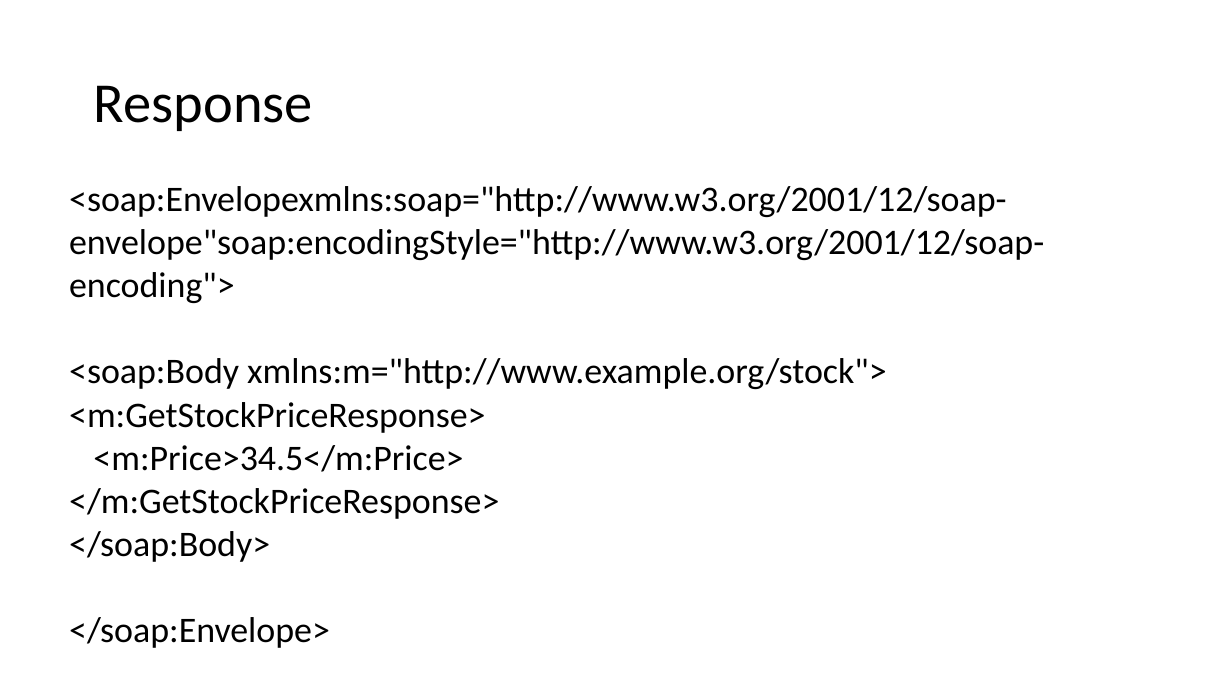
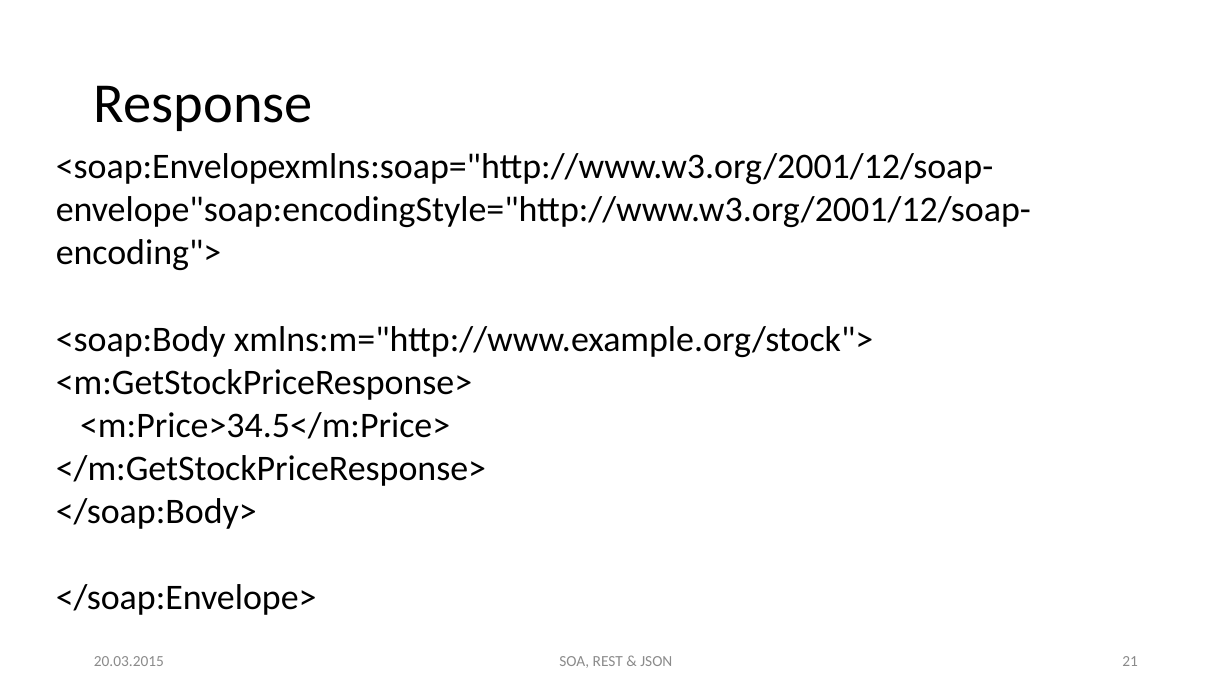
Before and after one commit to hsiegel-tgm/SOA2, a slide deck: slide 21 of p2.pptx (slide 30 before the commit). Drawn at 1232x693 pixels with LibreOffice and Linux fonts; fonts in the diff are those of the drawing. Boxes give left, top, right and bottom in pixels: in the first picture for what was removed or moved away, otherwise in the second. Text is boxed around its words. In the diff, an @@ line names an element or a change of style, - is before the commit and + after.

```diff
--- a/p2.pptx
+++ b/p2.pptx
@@ text "<soap:Envelopexmlns:soap="http://www.w3.org/2001/12/soap-env ...": place and size @@
-text "<soap:Envelopexmlns:soap="http://www.w3.org/2001/12/soap-env ..." at <box>69,186,1044,648</box>
+text "<soap:Envelopexmlns:soap="http://www.w3.org/2001/12/soap-env ..." at <box>56,153,1031,615</box>
@@ text added at <box>94,656,164,666</box>, 12 pt, text #8C8C8C @@
+20.03.2015
@@ text added at <box>559,656,672,668</box>, 12 pt, text #8C8C8C @@
+SOA, REST & JSON
@@ page number added at <box>1122,656,1138,666</box>, 12 pt, text #8C8C8C @@
+21
```
Also in this commit, not shown: 36 other slides changed, 5 slides added, 3 slides removed.
